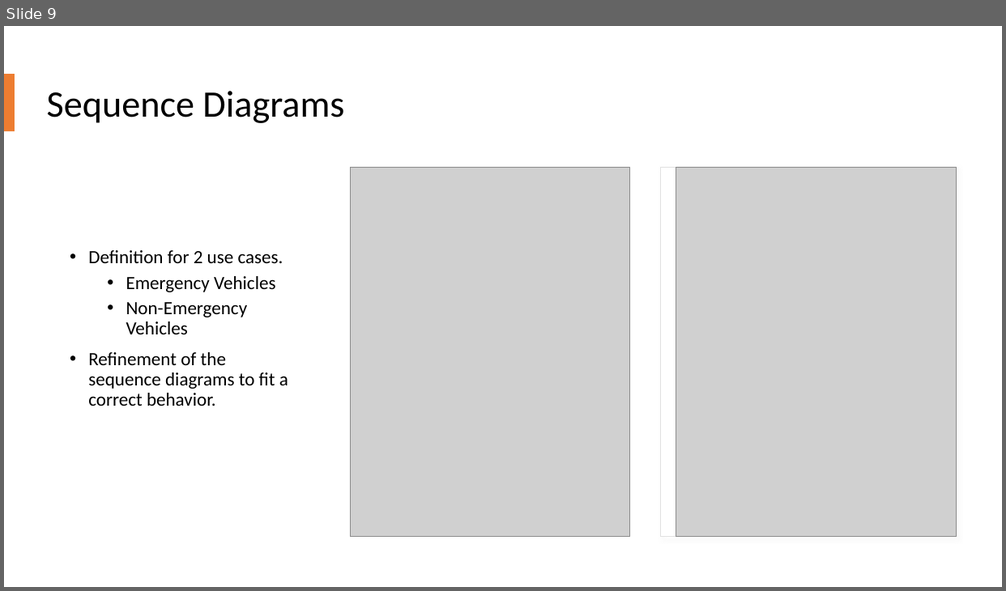
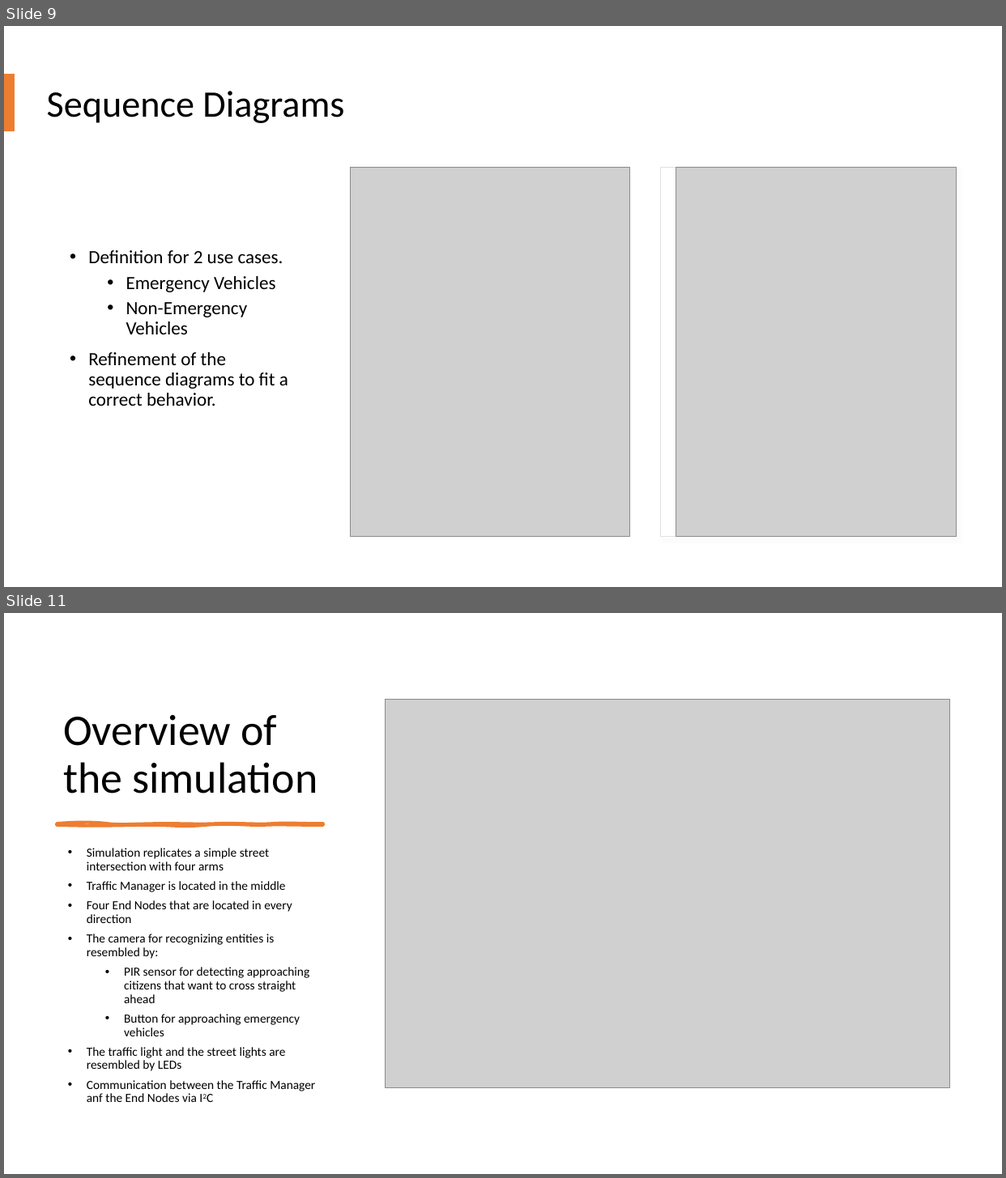
Before and after one commit to allerter/ESE-Smart-City, a slide deck: Requirements/Presentations/Presentation_Luis.pptx. Shown one above the other, each under a label of ours: slide 9 before the commit, slides 9 and 11 after it; the slides between them are not shown. The pictures are 1006x591 and 1006x1178 pixels, drawn with LibreOffice and Linux fonts; fonts in the diff are those of the drawing; grey boxes stand for pictures. Boxes give left, top, right and bottom in pixels: in the first picture for what was removed or moved away, otherwise in the second. Text is boxed around its words. In the diff, an @@ line names an element or a change of style, - is before the commit and + after.

```diff
--- a/Requirements/Presentations/Presentation_Luis.pptx
+++ b/Requirements/Presentations/Presentation_Luis.pptx
@@ slide 11 added at box(4, 613, 1002, 1174), background #FFFFFF @@
@@ picture added at box(385, 699, 950, 1088) @@
@@ title added at box(63, 715, 317, 794), 42 pt, text #000000 @@
+Overview of the simulation
@@ freeform shape added at box(57, 824, 323, 825), fill #ED7D31, outline #ED7D31 3 pt @@
@@ text added at box(87, 848, 315, 1102), 12 pt, text #000000 @@
+• Simulation replicates a simple street intersection with four arms
+• Traffic Manager is located in the middle
+• Four End Nodes that are located in every direction
+• The camera for recognizing entities is resembled by:
+  • PIR sensor for detecting approaching citizens that want to cross straight ahead
+  • Button for approaching emergency vehicles
+• The traffic light and the street lights are resembled by LEDs
+• Communication between the Traffic Manager anf the End Nodes via I2C
```
Also in this commit, not shown: 12 other slides added, 4 other files.
